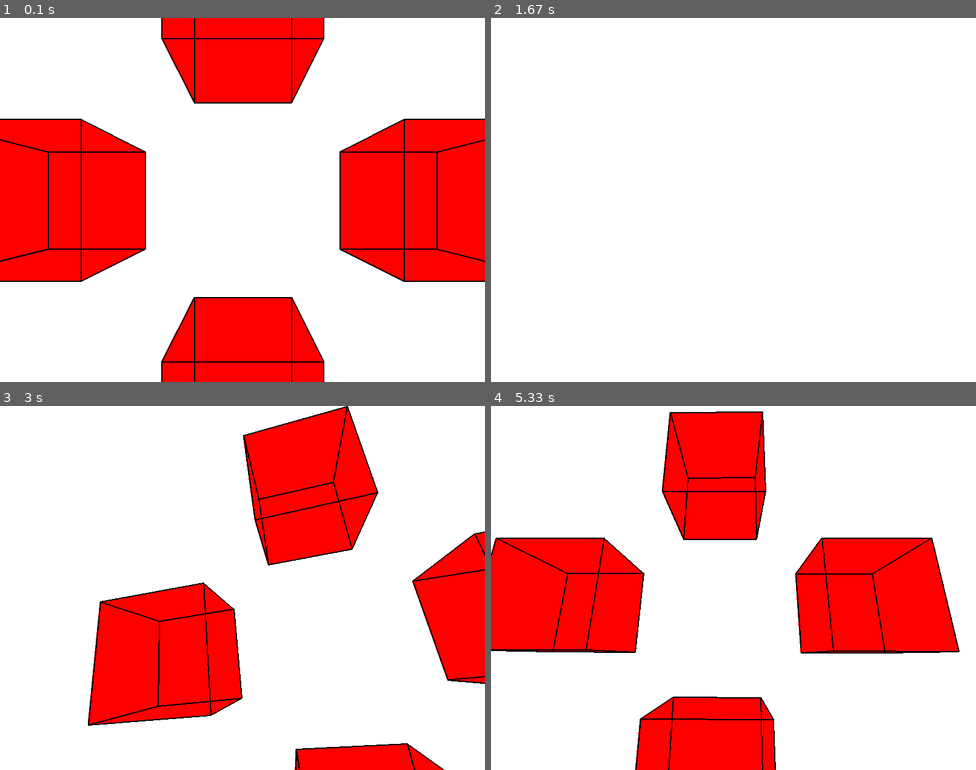
Above: before the commit, frames 1-4 (two rows, left to right).
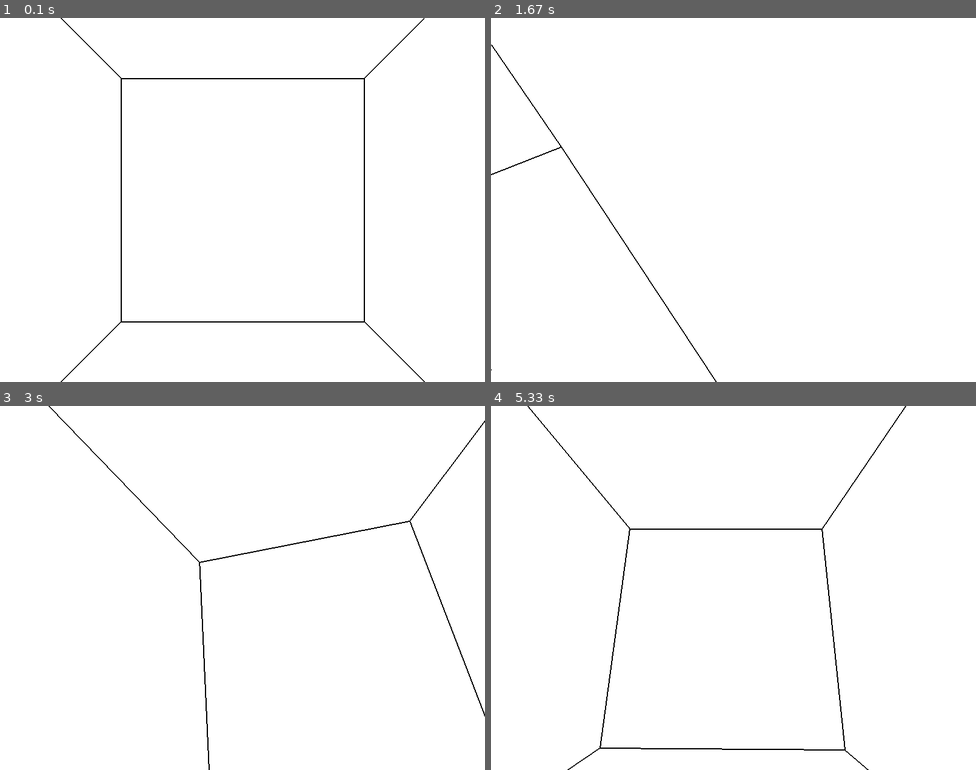
Above: after the commit, the same moments.

Repository: KuzyWoozy/private-pygame-3D-renderer
Game: pygame game, started from main.py
Same seed, same stepped clock (60 frames per second), same inputs: the game is played once before the commit and once after it.
Inputs:
- Up to frame 1 (0.1 s): no input
- Up to frame 2 (1.67 s): hold D 0.33-0.8 s; hold W 0.83-1.13 s; tap Z at 0.9, 1.23, 1.53 s; tap X at 0.98 s; hold D 1.17-1.63 s; tap E at 1.32 s
- Up to frame 3 (3 s): hold A 1.67-2.2 s; tap Z at 1.73, 2.03, 2.3, 2.63, 2.93 s; hold S 2.23-2.53 s; tap X at 2.38 s; hold A 2.57-2.97 s; tap E at 2.72 s
- Up to frame 4 (5.33 s): hold W 3-3.37 s; tap Z at 3.07, 3.47, 3.77, 4.13, 4.53, 4.83, 5.03 s; hold D 3.4-4.03 s; tap X at 3.55, 5.12 s; hold S 4.07-4.43 s; tap E at 4.22 s; hold A 4.47-4.93 s; hold D from 4.97 s (still down)

The runs differ from the first frame. In frame 1, 38% of the frame differs, in the area x 0-100%, y 0-100%; in frame 2, 0.3%; in frame 3, 26%; in frame 4, 32%.

Commit message:
First successfull implementation of edge culling, allowing proper rendering of edges even in unorthodox scenarios, such as when only half of the edge is visible

Diff:
--- a/Entity.py
+++ b/Entity.py
@@ -12,11 +12,19 @@
 FOV_HOR_HALF = FOV_HOR/2
 
 
+# WARNING: THIS CURRENT IMPLEMENTATION ASSUMES FOV of 90!!!!
+FOV_HOR_RIGHT_NORMAL = np.array([np.sin(-FOV_HOR_HALF), 0, np.cos(-FOV_HOR_HALF)])
+FOV_HOR_LEFT_NORMAL = np.array([np.sin(FOV_HOR_HALF), 0, np.cos(FOV_HOR_HALF)])
+FOV_VERT_UP_NORMAL = np.array([0, np.sin(-FOV_VERT_HALF), np.cos(-FOV_VERT_HALF)])
+FOV_VERT_DOWN_NORMAL = np.array([0, np.sin(FOV_VERT_HALF), np.cos(FOV_VERT_HALF)])
+XY_NORMAL = np.array([0, 0, 1])
+
+
 class Entity(ABC):
     def __init__(self, colour: Tuple[int, int, int]) -> None:
         global FOV_HALF, SCREEN_SIZE
 
-        self.dots: np.ndarray = np.empty(0)
+        self.dots: np.ndarray = None
 
         self.colour: Tuple[int, int, int] = colour
         # Calculate the offset of the eye based on the desired vertical field of view
@@ -25,6 +33,91 @@
 
     def move(self, x_dist: float, y_dist: float, z_dist: float) -> None:
         self.dots += np.array([x_dist, y_dist, z_dist])
+
+    @staticmethod
+    def cull(edges: np.ndarray) -> np.ndarray:
+        # Gets rid of insignificant edges
+        edges = edges[np.logical_or(edges[:, 0, 2] > 0, edges[:, 1, 2] > 0)]
+
+        # XY plane
+        xy_mask_p = edges[:, 0, 2] < 0
+        if (edges[xy_mask_p].size > 0):
+            P = edges[xy_mask_p, 0]
+            Q = edges[xy_mask_p, 1]
+            PQ_diff = P-Q
+            edges[xy_mask_p, 0] = (PQ_diff * np.expand_dims(-Q.dot(XY_NORMAL)/PQ_diff.dot(XY_NORMAL), 0).transpose() + Q)
+            edges[xy_mask_p, 0, 2] = 0
+
+        xy_mask_q = edges[:, 1, 2] < 0
+        if (edges[xy_mask_q].size > 0):
+            P = edges[xy_mask_q, 0]
+            Q = edges[xy_mask_q, 1]
+            PQ_diff = P-Q
+            edges[xy_mask_q, 1] = (PQ_diff * np.expand_dims(-Q.dot(XY_NORMAL)/PQ_diff.dot(XY_NORMAL), 0).transpose() + Q)
+            edges[xy_mask_q, 1, 2] = 0
+
+        # Right
+        right_mask_p: np.ndarray = np.logical_and(edges[:, 0, 2] == 0, edges[:, 0, 0] >= 0)
+        if (edges[right_mask_p].size > 0):
+            P = edges[right_mask_p, 0]
+            Q = edges[right_mask_p, 1]
+            PQ_diff = P-Q
+            edges[right_mask_p, 0] = (PQ_diff * np.expand_dims(-Q.dot(FOV_HOR_RIGHT_NORMAL)/PQ_diff.dot(FOV_HOR_RIGHT_NORMAL), 0).transpose() + Q)
+
+        right_mask_q: np.ndarray = np.logical_and(edges[:, 1, 2] == 0, edges[:, 1, 0] >= 0)
+        if (edges[right_mask_q].size > 0):
+            P = edges[right_mask_q, 0]
+            Q = edges[right_mask_q, 1]
+            PQ_diff = P-Q
+            edges[right_mask_q, 1] = (PQ_diff * np.expand_dims(-Q.dot(FOV_HOR_RIGHT_NORMAL)/PQ_diff.dot(FOV_HOR_RIGHT_NORMAL), 0).transpose() + Q)
+
+        # Left
+        left_mask_p: np.ndarray = np.logical_and(edges[:, 0, 2] == 0, edges[:, 0, 0] < 0)
+        if (edges[left_mask_p].size > 0):
+            P = edges[left_mask_p, 0]
+            Q = edges[left_mask_p, 1]
+            PQ_diff = P-Q
+            edges[left_mask_p, 0] = (PQ_diff * np.expand_dims(-Q.dot(FOV_HOR_LEFT_NORMAL)/PQ_diff.dot(FOV_HOR_LEFT_NORMAL), 0).transpose() + Q)
+
+        left_mask_q: np.ndarray = np.logical_and(edges[:, 1, 2] == 0, edges[:, 1, 0] < 0)
+        if (edges[left_mask_q].size > 0):
+            P = edges[left_mask_q, 0]
+            Q = edges[left_mask_q, 1]
+            PQ_diff = P-Q
+            edges[left_mask_q, 1] = (PQ_diff * np.expand_dims(-Q.dot(FOV_HOR_LEFT_NORMAL)/PQ_diff.dot(FOV_HOR_LEFT_NORMAL), 0).transpose() + Q)
+
+        # Up
+        up_mask_p: np.ndarray = np.logical_and(edges[:, 0, 2] == 0, edges[:, 0, 1] >= 0)
+        if (edges[up_mask_p].size > 0):
+            P = edges[up_mask_p, 0]
+            Q = edges[up_mask_p, 1]
+            PQ_diff = P-Q
+            edges[up_mask_p, 0] = (PQ_diff * np.expand_dims(-Q.dot(FOV_VERT_UP_NORMAL)/PQ_diff.dot(FOV_VERT_UP_NORMAL), 0).transpose() + Q)
+
+
+        up_mask_q: np.ndarray = np.logical_and(edges[:, 1, 2] == 0, edges[:, 1, 1] >= 0)
+        if (edges[up_mask_q].size > 0):
+            P = edges[up_mask_q, 0]
+            Q = edges[up_mask_q, 1]
+            PQ_diff = P-Q
+            edges[up_mask_q, 1] = (PQ_diff * np.expand_dims(-Q.dot(FOV_VERT_UP_NORMAL)/PQ_diff.dot(FOV_VERT_UP_NORMAL), 0).transpose() + Q)
+
+        # Down
+        down_mask_p: np.ndarray =  np.logical_and(edges[:, 0, 2] == 0, edges[:, 0, 1] < 0)
+        if (edges[down_mask_p].size > 0):
+            P = edges[down_mask_p, 0]
+            Q = edges[down_mask_p, 1]
+            PQ_diff = P-Q
+            edges[down_mask_p, 0] = (PQ_diff * np.expand_dims(-Q.dot(FOV_VERT_DOWN_NORMAL)/PQ_diff.dot(FOV_VERT_DOWN_NORMAL), 0).transpose() + Q)
+
+        down_mask_q: np.ndarray =  np.logical_and(edges[:, 1, 2] == 0, edges[:, 1, 1] < 0)
+        if (edges[down_mask_q].size > 0):
+            P = edges[down_mask_q, 0]
+            Q = edges[down_mask_q, 1]
+            PQ_diff = P-Q
+            edges[down_mask_q, 1] = (PQ_diff * np.expand_dims(-Q.dot(FOV_VERT_DOWN_NORMAL)/PQ_diff.dot(FOV_VERT_DOWN_NORMAL), 0).transpose() + Q)
+
+        return edges
 
     @abstractmethod
     def rotate(self, x_rot: float, y_rot: float, z_rot: float) -> None:
@@ -85,33 +178,51 @@
 
         dots: np.ndarray = self.dots.copy()
 
-        # Horrifc ik, but I cannot think of a better solution yet
-        if (dots[:, 2] < 0).any():
+        # Stop trying to draw it if it cannot be rendered
+        if ((dots[:, 2] < 0).all()):
             return
 
-
-        dots[:, 1] = self.eyeOffset * (dots[:, 1]/dots[:, 2])
-        dots[:, 0] = self.eyeOffset * (dots[:, 0]/dots[:, 2])
+        edges: np.ndarray = np.array([
+                [dots[0], dots[1]],
+                [dots[1], dots[2]],
+                [dots[2], dots[3]],
+                [dots[3], dots[0]],
+                [dots[0], dots[4]],
+                [dots[1], dots[5]],
+                [dots[2], dots[6]],
+                [dots[3], dots[7]],
+                [dots[4], dots[5]],
+                [dots[5], dots[6]],
+                [dots[6], dots[7]],
+                [dots[7], dots[4]],
+                ])
+
+
+        edges = Rectangle.cull(edges)
+
+        edges[:, :, 1] = self.eyeOffset * (edges[:, :, 1]/edges[:, :, 2])
+        edges[:, :, 0] = self.eyeOffset * (edges[:, :, 0]/edges[:, :, 2])
 
         # Shift origin to pygame position
-        dots[:, 1] += SCREEN_SIZE[1]/2
-        dots[:, 0] += SCREEN_SIZE[0]/2
-
-        dots = np.delete(dots, 2, axis=-1)
-
-        edges: np.ndarray = np.array([
-                [dots[0], dots[1], dots[2], dots[3]],
-                [dots[4], dots[5], dots[6], dots[7]],
-                [dots[0], dots[4], dots[5], dots[1]],
+        edges[:, :, 1] += SCREEN_SIZE[1]/2
+        edges[:, :, 0] += SCREEN_SIZE[0]/2
+
+        edges = np.delete(edges, 2, axis=-1)
+
+        """
+        planes: np.ndarray = np.array([
+                [edges[0, 0], edges[1, 0], edges[5, 0], edges[4, 0]],
+                [edges[1, 0], edges[2, 0], edges[6, 0], edges[5, 0]],
+                [],
                 [dots[1], dots[5], dots[6], dots[2]],
                 [dots[2], dots[6], dots[7], dots[3]],
                 [dots[3], dots[7], dots[4], dots[0]],
                 ])
 
+        for plane in planes:
+            pg.draw.polygon(surf, self.colour, plane)
+        """
+
         for edge in edges:
-            pg.draw.polygon(surf, self.colour, edge)
-
-        for edge in edges:
-            for p1, p2 in zip(edge, edge[1:]):
+            for (p1, p2) in edges:
                 pg.draw.line(surf, (0,0,0), p1, p2, width=self.edge_width)
-            pg.draw.line(surf, (0,0,0), edge[0], edge[-1], width=self.edge_width)
--- a/Environment3D.py
+++ b/Environment3D.py
@@ -44,10 +44,10 @@
 
 
         self.entities = [
-                Rectangle((75,0,100), (50, 50, 50), (0,0,0)),
-                Rectangle((-75,0,100), (50, 50, 50), (0,0,0)),
-                Rectangle((0,75,100), (50, 50, 50), (0,0,0)),
-                Rectangle((0,-75,100), (50, 50, 50), (0,0,0)),
+                Rectangle((0,0,100), (200, 200, 200), (0,0,0)),
+                #Rectangle((-75,0,100), (50, 50, 50), (0,0,0)),
+                #Rectangle((0,75,100), (50, 50, 50), (0,0,0)),
+                #Rectangle((0,-75,100), (50, 50, 50), (0,0,0)),
                 ]
 
 
